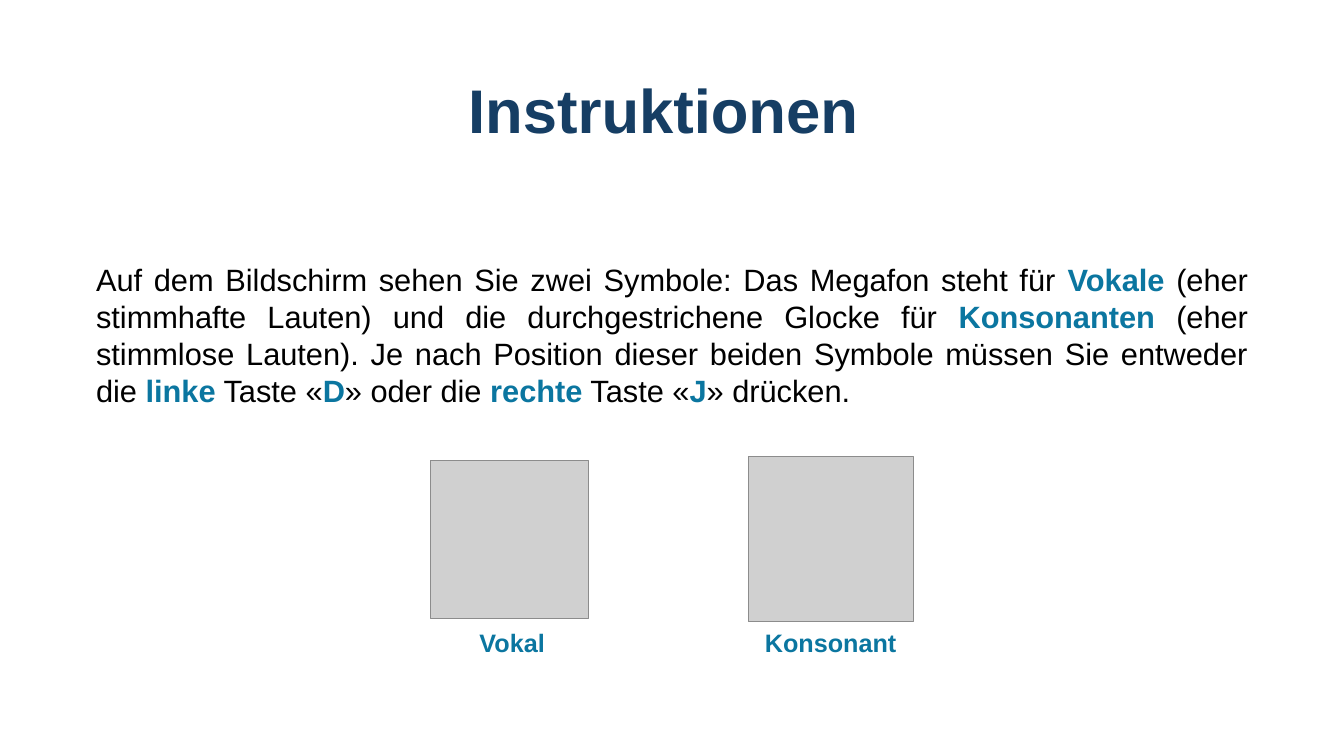
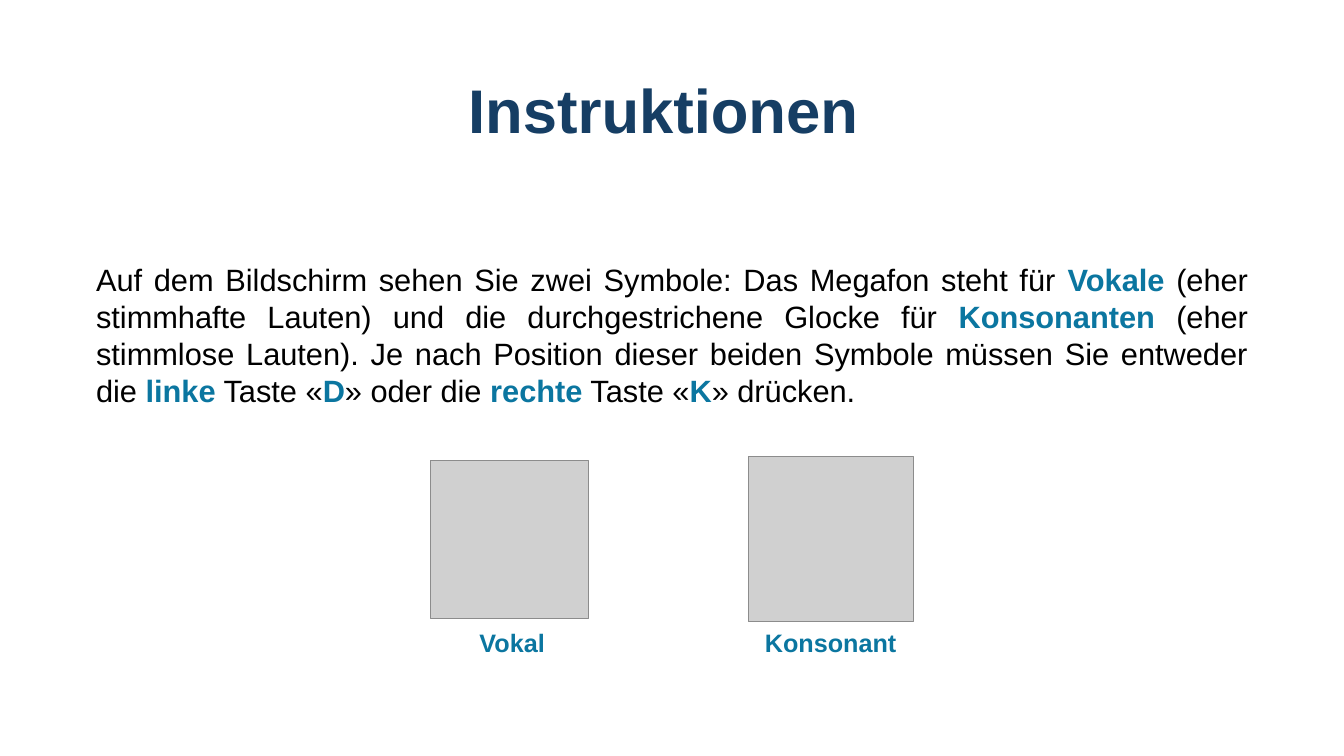
Before and after one commit to GidonFrischkorn/Ambizione-IndividualDifferencesStudy, a slide deck: slide 3 of tasks/letter-judgement-changingSR/Instructions_letterchangeSR.pptx. Drawn at 1344x756 pixels with LibreOffice and Linux fonts; fonts in the diff are those of the drawing; grey boxes stand for pictures. Boxes give left, top, right and bottom in pixels: in the first picture for what was removed or moved away, otherwise in the second. Text is boxed around its words. In the diff, an @@ line names an element or a change of style, - is before the commit and + after.

```diff
--- a/tasks/letter-judgement-changingSR/Instructions_letterchangeSR.pptx
+++ b/tasks/letter-judgement-changingSR/Instructions_letterchangeSR.pptx
@@ text at (x1=96, y1=268, x2=1248, y2=403): text changed @@
-Auf dem Bildschirm sehen Sie zwei Symbole: Das Megafon steht für Vokale (eher stimmhafte Lauten) und die durchgestrichene Glocke für Konsonanten (eher stimmlose Lauten). Je nach Position dieser beiden Symbole müssen Sie entweder die linke Taste «D» oder die rechte Taste «J» drücken.
+Auf dem Bildschirm sehen Sie zwei Symbole: Das Megafon steht für Vokale (eher stimmhafte Lauten) und die durchgestrichene Glocke für Konsonanten (eher stimmlose Lauten). Je nach Position dieser beiden Symbole müssen Sie entweder die linke Taste «D» oder die rechte Taste «K» drücken.
```
Also in this commit, not shown: 4 other slides changed, 12 other files.
